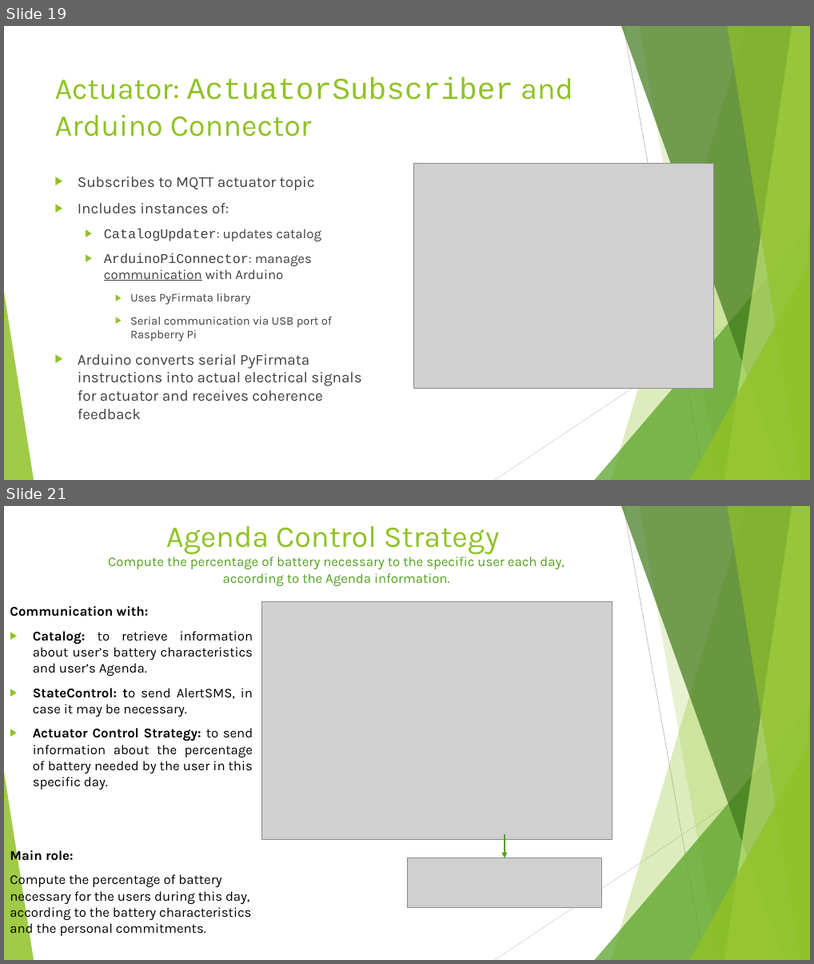
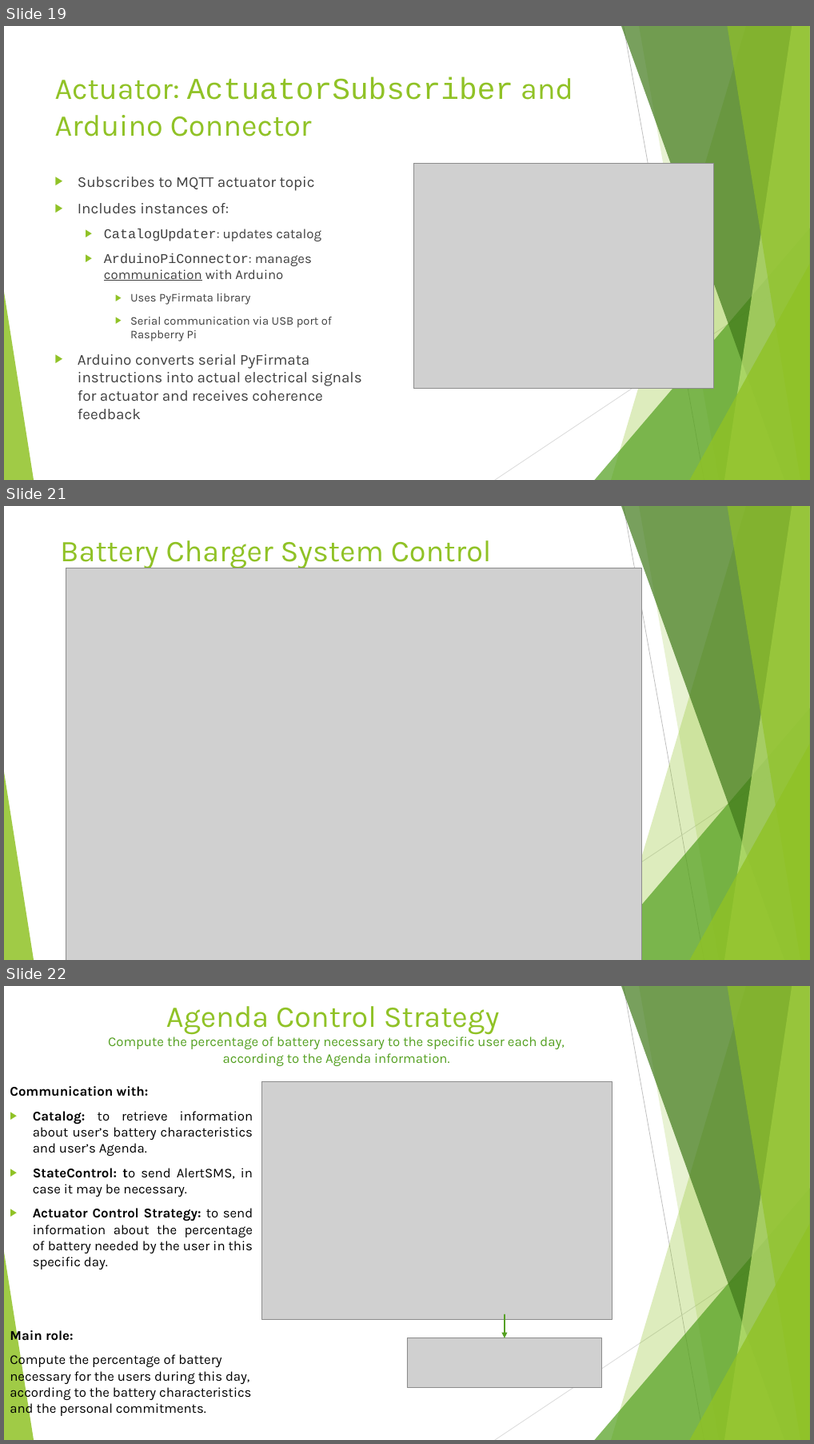
Before and after one commit to annageraci/Battery_Charger_Smart, a slide deck: Materiale Extra/Presentazione del progetto.pptx. Shown one above the other, each under a label of ours: slides 19 and 21 before the commit, slides 19, 21 and 22 after it; the slides between them are not shown. The pictures are 814x964 and 814x1444 pixels, drawn with LibreOffice and Linux fonts; fonts in the diff are those of the drawing; grey boxes stand for pictures. Boxes give left, top, right and bottom in pixels: in the first picture for what was removed or moved away, otherwise in the second. Text is boxed around its words. In the diff, an @@ line names an element or a change of style, - is before the commit and + after.

```diff
--- a/Materiale Extra/Presentazione del progetto.pptx
+++ b/Materiale Extra/Presentazione del progetto.pptx
@@ slide 21 added at (x1=4, y1=506, x2=810, y2=960), background #FFFFFF; not listed: 10 template elements that a slide beside it also shows @@
@@ title added at (x1=60, y1=540, x2=492, y2=568), 36 pt, text #90C226 @@
+Battery Charger System Control
@@ picture added at (x1=66, y1=568, x2=642, y2=960) @@
@@ what was slide 21 is now slide 22 @@
```
Also in this commit, not shown: 1 slide changed, 3 other files.
